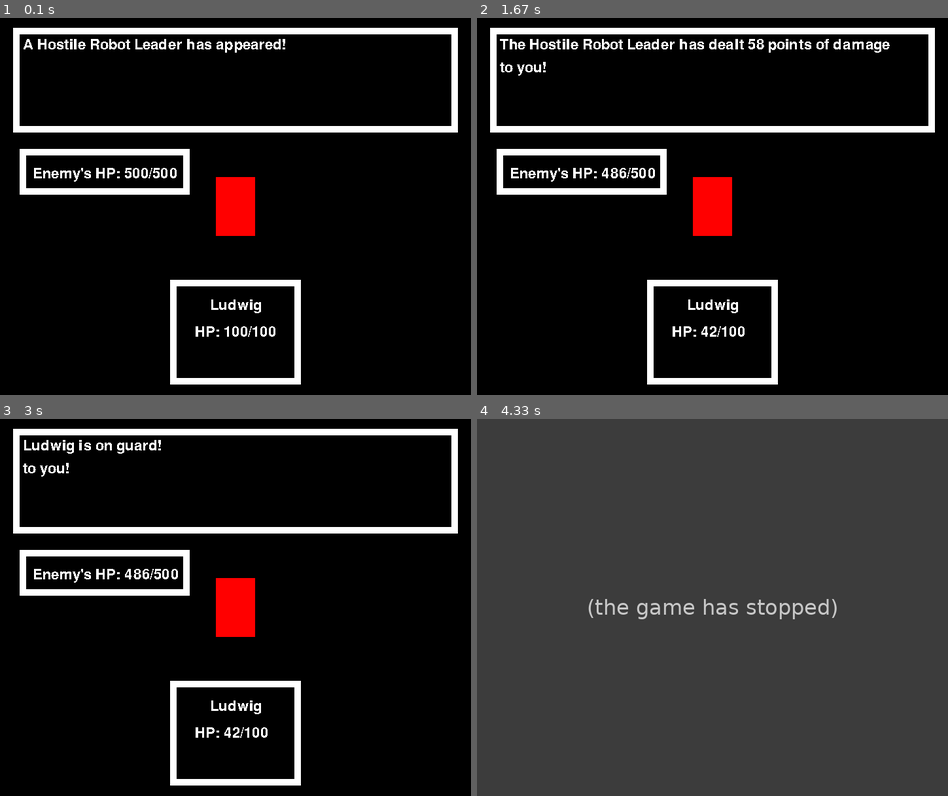
Above: before the commit, frames 1-4 (two rows, left to right).
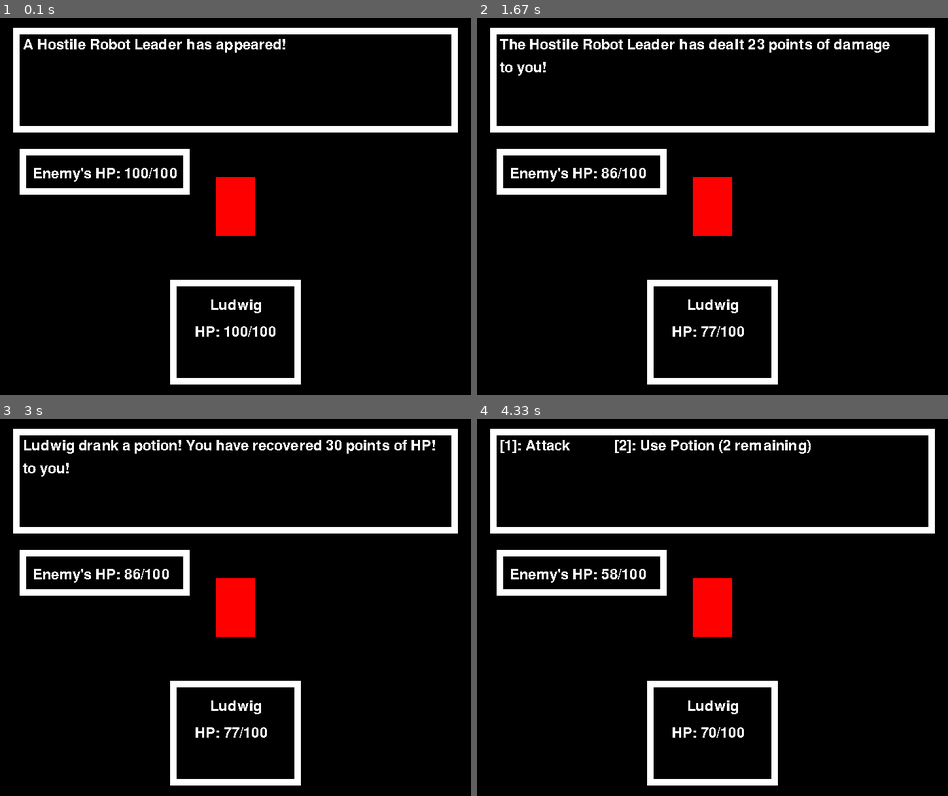
Above: after the commit, the same moments.

Repository: eduardoluis11/final-project-cs50-python
Game: pygame game, started from project.py
Same seed, same stepped clock (60 frames per second), same inputs: the game is played once before the commit and once after it.
Inputs:
- Up to frame 1 (0.1 s): no input
- Up to frame 2 (1.67 s): tap Z at 0.33, 1.07, 1.37, 1.57 s; tap 1 at 0.67 s
- Up to frame 3 (3 s): tap Z at 1.9, 2.2 s; tap 2 at 2.9 s
- Up to frame 4 (4.33 s): tap Z at 3.3, 3.63, 3.93, 4.07 s

The runs differ from the first frame. In frame 1, less than 0.1% of the frame differs, in the area x 26-34%, y 39-43%; in frame 2, 0.3%; in frame 3, 1.0%; in frame 4, 100%, in the area x 0-100%, y 0-100%.
Before the commit the program exited at 4.07 s; later frames show no game.

Commit message:
Removed "Guard" Command
I’ve removed the “Guard” command, and now, to drink a potion, you need to press the “2” key. Also, I replaced the number in the drinking potion command to be a “2” instead of a “3”

Diff:
--- a/project.py
+++ b/project.py
@@ -305,8 +305,8 @@
 player = Character("Ludwig", 100, 20)
 
 # This creates the enemy's statistics / stats by using the Character class
-enemy = Character("Hostile Robot Leader", 500, 50)  # High on HP. Hard so that you can lose.
-# enemy = Character("Hostile Robot Leader", 100, 15)    # Low on HP so that you can win easily
+# enemy = Character("Hostile Robot Leader", 500, 50)  # High on HP. Hard so that you can lose.
+enemy = Character("Hostile Robot Leader", 100, 15)    # Low on HP so that you can win easily
 
 # # DEBUG: this should print me the enemy's properties
 # print("Enemy's stats: ")
@@ -319,7 +319,7 @@
 # This specifies the font that I will use, and its size. At least, I'll use this for the playable character's name.
 game_font = pygame.font.Font(None, 32)
 players_current_hp = 100  # This stores the current HP for the player. This goes down if the enemy hurts you.
-players_number_of_potions = 5  # Initial number of potions that the player has.
+players_number_of_potions = 2  # Initial number of potions that the player has.
 
 battle_message = "A Hostile Robot Leader has appeared!"  # Battle message. This will change throughout the game.
 battle_message_2 = ""  # If I need to add a second line of text to avoid text from overflowing the dialogue box.
@@ -367,7 +367,7 @@
 guard_command_surface = game_font.render('[2]: Guard', False, 'White')  # Guard command's surface
 guard_command_rectangle = guard_command_surface.get_rect(midleft=(35, 80))  # Guard command's rectangle
 
-potion_command_surface = game_font.render(f'[3]: Use Potion ({players_number_of_potions} remaining)',
+potion_command_surface = game_font.render(f'[2]: Use Potion ({players_number_of_potions} remaining)',
                                           False, 'White')  # Use Potion command
 potion_command_rectangle = potion_command_surface.get_rect(midtop=(360, 30))  # Use Potion command's rectangle
 # End of the Battle Menu UI
@@ -529,6 +529,9 @@
 I will NEVER activate the battle menu during the enemy’s turn if the player loses all of their HP.
 
 Now, if I hit the “z” key after the “game over” message, I correctly close the game.
+
+I’ve removed the “Guard” command, and now, to drink a potion, you need to press the “2” key. Also, I replaced the
+number in the drinking potion command to be a “2” instead of a “3”
 """
 
 
@@ -661,22 +664,22 @@
                                 #     # This shows how much damage you've dealt to the enemy
                                 #     battle_message = "You've dealt 15 points of damage to the enemy!"
 
-                            case pygame.K_2:  # If the user presses "2"
-
-                                # This makes the battle menu to disappear so that the battle messages are rendered
-                                display_battle_menu = False
-
-                                # This updates the battle message to indicate that you're guarding
-                                battle_message = "Ludwig is on guard!"
-
-                                # DEBUG: print "you are on guard"
-                                print("Ludwig is on guard!")
-
-                                # Your turn ends, and the enemy's turn begins
-                                is_players_turn = False
-                                is_enemys_turn = True
-
-                            case pygame.K_3:  # if the user presses "3"
+                            # case pygame.K_2:  # If the user presses "2"
+                            #
+                            #     # This makes the battle menu to disappear so that the battle messages are rendered
+                            #     display_battle_menu = False
+                            #
+                            #     # This updates the battle message to indicate that you're guarding
+                            #     battle_message = "Ludwig is on guard!"
+                            #
+                            #     # DEBUG: print "you are on guard"
+                            #     print("Ludwig is on guard!")
+                            #
+                            #     # Your turn ends, and the enemy's turn begins
+                            #     is_players_turn = False
+                            #     is_enemys_turn = True
+
+                            case pygame.K_2:  # if the user presses "2"
 
                                 # This makes the battle menu to disappear so that the battle messages are rendered
                                 display_battle_menu = False
@@ -837,7 +840,7 @@
 
             # Show the battle menu
             game_window.blit(attack_command_surface, attack_command_rectangle)  # Render the "attack" command
-            game_window.blit(guard_command_surface, guard_command_rectangle)  # Render the "guard" command
+            # game_window.blit(guard_command_surface, guard_command_rectangle)  # Render the "guard" command
             game_window.blit(potion_command_surface, potion_command_rectangle)  # Render the "use potion" command
 
         else:  # If the battle menu is set to False, render the battle messages
